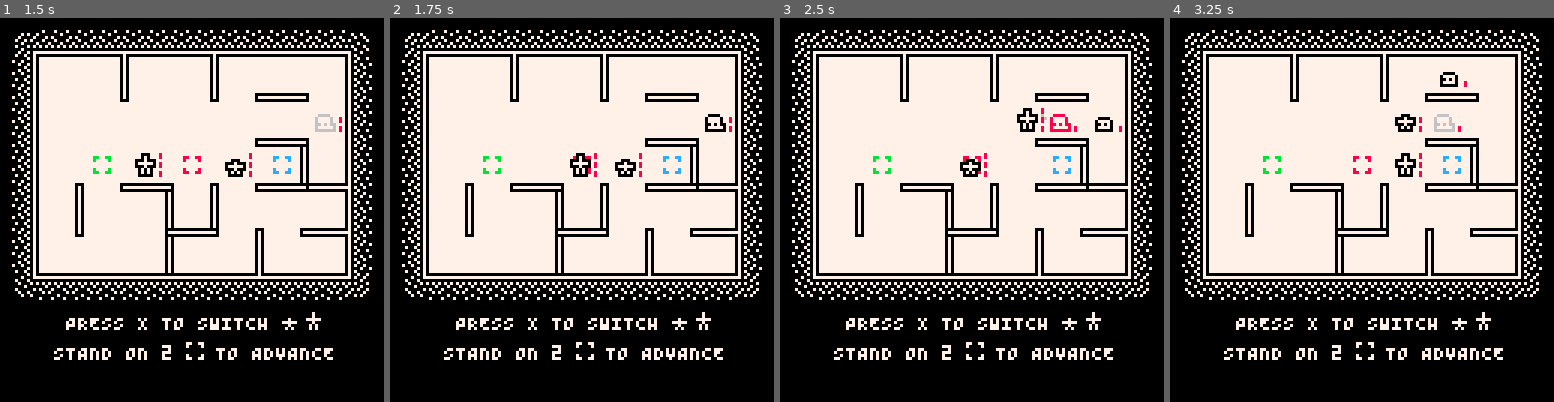
Above: before the commit, frames 1-4 (left to right).
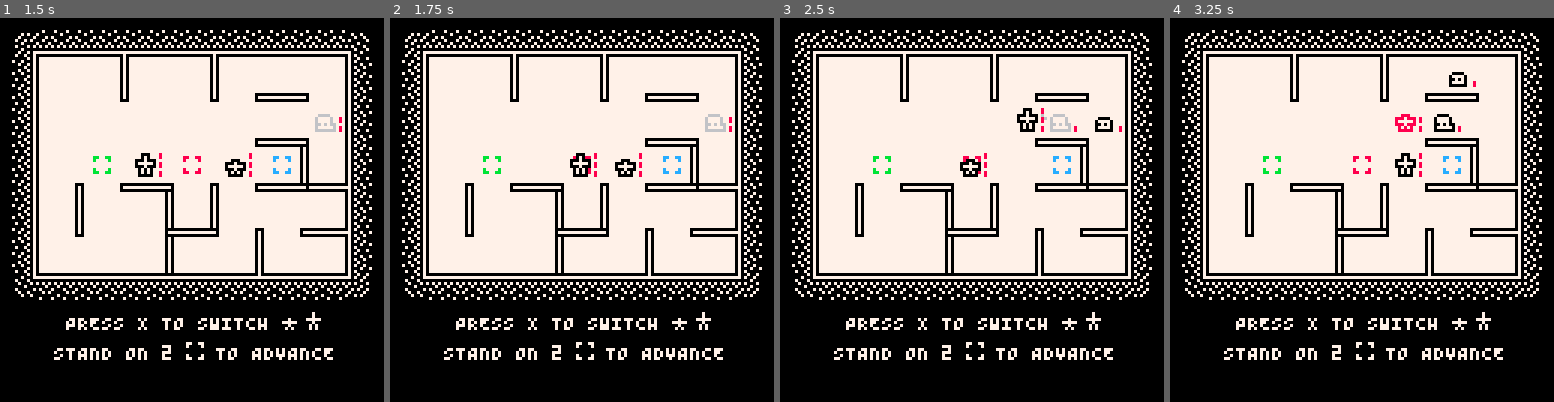
Above: after the commit, the same moments.

Repository: taylordolan/grid-folks
Game: PICO-8 cartridge grid_folks.p8
Same seed, same stepped clock (60 frames per second), same inputs: the game is played once before the commit and once after it.
Inputs:
- Up to frame 1 (1.5 s): tap X (X key) at 0.33, 1.07 s; tap O (Z key) at 0.7 s
- Up to frame 2 (1.75 s): hold Right from 1.6 s (still down); tap O (Z key) at 1.7 s
- Up to frame 3 (2.5 s): tap X (X key) at 1.85 s; release Right at 2.1 s; tap O (Z key) at 2.1 s; hold Up 2.15-2.42 s; hold Right from 2.47 s (still down)
- Up to frame 4 (3.25 s): tap O (Z key) at 2.5, 2.9 s; tap X (X key) at 2.97 s; release Right at 3.03 s; hold Left from 3.08 s (still down)

Frame 1 is identical in both runs. In frame 2, 0.1% of the frame differs, in the area x 82-88%, y 25-30%; in frame 3, 0.1%; in frame 4, 0.5%, in the area x 58-80%, y 14-30%.

Commit message:
sprite cleanup

Diff:
--- a/grid_folks.p8
+++ b/grid_folks.p8
@@ -631,7 +631,7 @@
 				local _half = {(_here[1] + _next[1]) / 2, _here[2]-4}
 				set_tile(self, next_tile)
 				transition_to(self, {_half, _next}, t_frames/2, 0)
-				delay = max(delay, t_frames * 1.5)
+				delay = max(delay, t_frames * 2)
 				sfx(sounds.jump, 3)
 				player_turn = false
 
@@ -646,7 +646,7 @@
           end
 					new_shot(self, direction)
 					sfx(sounds.shoot, 3)
-					delay = max(delay, t_frames * 1.5)
+					delay = max(delay, t_frames * 2)
 					player_turn = false
 
 				-- otherwise, if there's an enemy in the destination, hit it
@@ -656,14 +656,14 @@
 					local here = tile_to_screen({self.x, self.y})
 					local bump = {here[1] + direction[1] * 4, here[2] + direction[2] * 4}
 					transition_to(self, {bump, here}, t_frames/2, 0)
-					delay = max(delay, t_frames * 1.5)
+					delay = max(delay, t_frames * 2)
 					player_turn = false
 
 				-- otherwise, move to the destination
 				else
 					set_tile(self, next_tile)
 					transition_to(self, {tile_to_screen(next_tile)}, t_frames, 0)
-					delay = max(delay, t_frames * 1.5)
+					delay = max(delay, t_frames * 2)
 					player_turn = false
 				end
 			end
@@ -771,7 +771,7 @@
 
 function new_enemy()
 	local _e = new_thing()
-  _e.sprite_seq = {141}
+  _e.sprite_seq = {048}
 	_e.type = "enemy"
   _e.target_type = "hero"
 	_e.stunned = true
@@ -854,7 +854,7 @@
       local here = tile_to_screen({self.x, self.y})
       local bump = {here[1] + direction[1] * 4, here[2] + direction[2] * 4}
       transition_to(self, {bump, here}, t_frames/2, 2)
-      delay = max(delay, t_frames * 1.5)
+      delay = max(delay, t_frames * 2)
       sfx(sounds.enemy_bump, 3)
     end
   end
@@ -863,7 +863,7 @@
     if self.step then
       set_tile(self, self.step)
       transition_to(self, {tile_to_screen(self.step)}, t_frames, 0)
-      delay = max(delay, t_frames * 1.5)
+      delay = max(delay, t_frames * 2)
     end
   end
 
@@ -934,34 +934,9 @@
 	return _e
 end
 
-function new_enemy_sleep()
-  local _e = new_enemy()
-	_e.health = 2
-
-  _e.update = function(self)
-    if player_turn == false then
-      if self.stunned then
-        if
-          distance(tile(hero_a),tile(self)) <=2 or
-          distance(tile(hero_b),tile(self)) <=2
-        then
-          self.stunned = false
-        end
-      else
-        self.target = self:get_target()
-        self.step = self:get_step()
-        self:attack()
-        self:move()
-      end
-    end
-  end
-
-  return _e
-end
-
 function new_enemy_timid()
   local _e = new_enemy()
-  _e.sprite_seq = {140}
+  _e.sprite_seq = {048}
 	_e.health = 1
 
   _e.get_step = function(self)
@@ -982,7 +957,7 @@
 
 function new_enemy_dash()
   local _e = new_enemy()
-  _e.sprite_seq = {143}
+  _e.sprite_seq = {053}
   _e.health = 1
 
   _e.get_target = function(self)
@@ -1021,7 +996,7 @@
       hit_target(self.target, 1)
       local dest = tile_to_screen({self.target.x, self.target.y})
       transition_to(self, {dest}, t_frames, 0)
-      delay = max(delay, t_frames * 1.5)
+      delay = max(delay, t_frames * 2)
       sfx(sounds.enemy_bump, 3)
       self.health = 0
     end
@@ -1032,14 +1007,14 @@
 
 function new_enemy_slime()
   local _e = new_enemy()
-  _e.sprite_seq = {142}
+  _e.sprite_seq = {049}
 
   _e.move = function(self)
     if self.step then
       set_tile(new_enemy_baby(), {self.x,self.y})
       set_tile(self, self.step)
       transition_to(self, {tile_to_screen(self.step)}, t_frames, 0)
-      delay = max(delay, t_frames * 1.5)
+      delay = max(delay, t_frames * 2)
       self.stunned = true
     end
   end
@@ -1051,7 +1026,7 @@
       local here = tile_to_screen({self.x, self.y})
       local bump = {here[1] + direction[1] * 4, here[2] + direction[2] * 4}
       transition_to(self, {bump, here}, t_frames/2, 2)
-      delay = max(delay, t_frames * 1.5)
+      delay = max(delay, t_frames * 2)
       sfx(sounds.enemy_bump, 3)
       self.stunned = true
     end
@@ -1063,7 +1038,7 @@
 function new_enemy_baby()
   local _e = new_enemy()
 	_e.health = 1
-  _e.sprite_seq = {174}
+  _e.sprite_seq = {050}
   return _e
 end
 
@@ -1089,7 +1064,7 @@
 function new_enemy_grow()
   local _e = new_enemy()
 	_e.health = 1
-  _e.sprite_seq = {173}
+  _e.sprite_seq = {051}
   _e.sub_type = "grow"
 
   _e.get_friend = function(self)
@@ -1133,7 +1108,7 @@
     if self.step then
       set_tile(self, self.step)
       transition_to(self, {tile_to_screen(self.step)}, t_frames, 0)
-      delay = max(delay, t_frames * 1.5)
+      delay = max(delay, t_frames * 2)
 
       local grow_enemies = {}
       for next in all(enemies) do
@@ -1228,7 +1203,7 @@
 function new_enemy_grown()
   local _e = new_enemy()
 	_e.health = 3
-  _e.sprite_seq = {139}
+  _e.sprite_seq = {052}
   return _e
 end
 
@@ -1829,8 +1804,10 @@
 -- hit it and then kill if it has no health
 function hit_target(target, damage)
 	target.health -= damage
-  local b_r = {000, 008}
-  target.pal_seq = frames({b_r,{010,010}})
+  local b_r = {000,008}
+  local y_y = {010,010}
+  -- target.pal_seq = frames({{010,010},b_r,{010,010}})
+  target.pal_seq = {y_y,y_y,b_r,b_r,b_r,b_r,y_y}
 end
 
 function get_direction(a, b)
Not shown, changed: 175 lines of the sprite sheet (__gfx__) section of grid_folks.p8
Not shown, changed: the sound effects (__sfx__) section of grid_folks.p8
